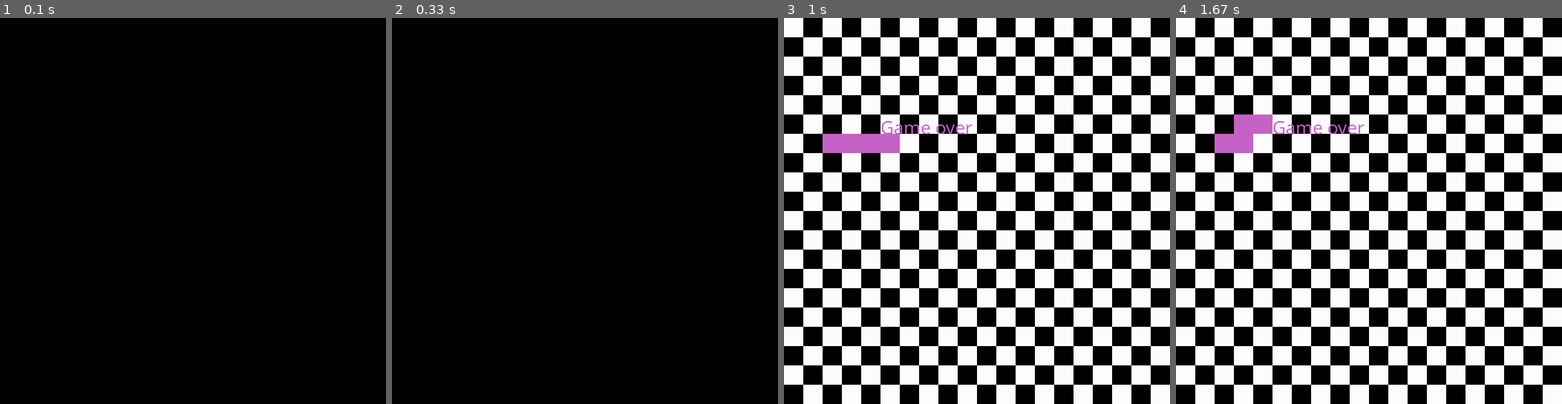
Above: before the commit, frames 1-4 (left to right).
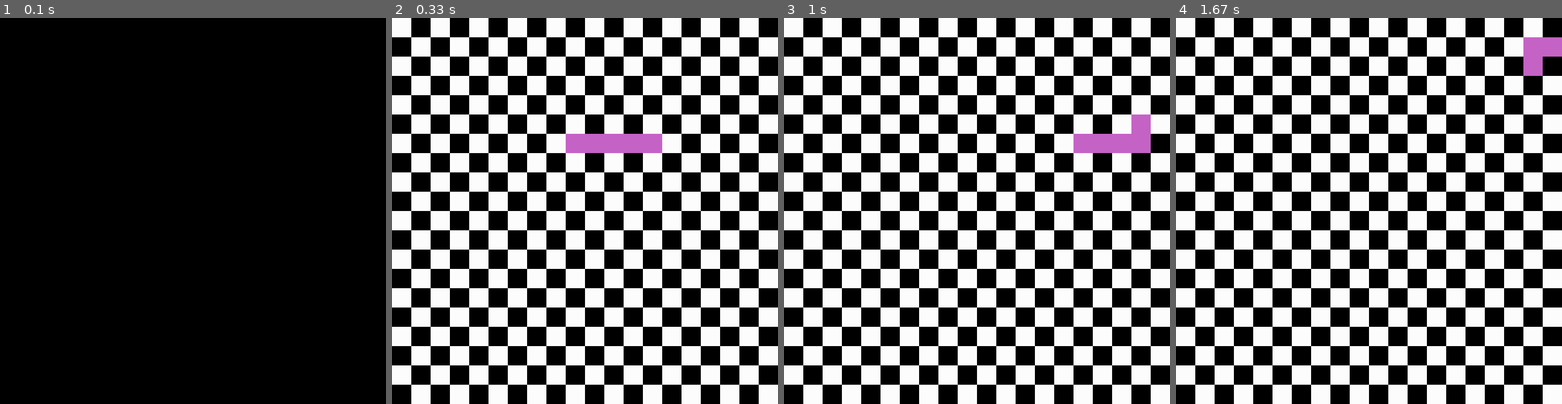
Above: after the commit, the same moments.

Repository: mwertich/gametest
Game: pygame game, started from Snake.py
Same seed, same stepped clock (60 frames per second), same inputs: the game is played once before the commit and once after it.
Inputs:
- Up to frame 1 (0.1 s): no input
- Up to frame 2 (0.33 s): no input
- Up to frame 3 (1 s): hold Up from 0.83 s (still down)
- Up to frame 4 (1.67 s): release Up at 1.3 s; hold Right from 1.33 s (still down)

Frame 1 is identical in both runs. In frame 2, 51% of the frame differs, in the area x 0-100%, y 0-100%; in frame 3, 2.5%; in frame 4, 2.0%.

Commit message:
-Schlange mit Früchten

Diff:
--- a/Snake.py
+++ b/Snake.py
@@ -1,5 +1,6 @@
 import pygame
 import sys
+import random
 
 # colors
 ROSA = (200, 100, 200)
@@ -23,17 +24,11 @@
     def __init__(self, color, grain, length, start: tuple):
         self.grain = grain
         self.direction = 1
-        self.image = pygame
         self.size = (grain, grain)
-        self.headx = 250
-        self.heady = 250
-        self.head = None
-        self.body = [(start[0] - i * 50, start[1]) for i in range(length)]
+        self.body = [(start[0] + i * 50, start[1]) for i in range(length)]
         self.bodyrect = None
-
-    def check_head(self):
-        if self.head.left > WIDTH:
-            self.head.right = 0
+        self.alive = True
+        self.fed_fruit = False
 
     def update(self):
         self.move_head()
@@ -54,7 +49,6 @@
 
     def move_head(self):
         self.check_keys()
-        self.check_dir()
         if self.direction == 0:
             new_head = (self.body[-1][0], self.body[-1][1] - self.grain)
         if self.direction == 1:
@@ -63,12 +57,12 @@
             new_head = (self.body[-1][0], self.body[-1][1] + self.grain)
         if self.direction == 3:
             new_head = (self.body[-1][0] - self.grain, self.body[-1][1])
+
         self.body.append(new_head)
-        self.body.pop(0)
+        if not self.fed_fruit:
+            self.body.pop(0)
+        self.fed_fruit = False
 
-
-    def check_dir(self):
-        pass
 
 class Collisions:
     def __init__(self, player: Snake):
@@ -78,7 +72,8 @@
     def snake_col(self):
         if len(self.player.body) != len(set(self.player.body)):
             screen.blit(self.feedback[0].render('Game over', 0, ROSA), (250, 250))
-            print('Collision')
+            snake.alive = False
+
 
 def draw_grid():
     all_tiles = []
@@ -99,20 +94,78 @@
             count += 1
 
 
+class Fruit:
+    def __init__(self, pos: tuple, color=RED):
+        self.color = color
+        self.pos = pos
+
+class Board:
+    def __init__(self, player, fps, size=1000):
+        self.fruits = []
+        self.player = player
+        self.size = size
+        self.counter = 0
+        self.fps = fps
+
+    def gen_pos(self):
+        return random.randint(0, 20), random.randint(0, 20)
+
+    def check_pos(self, pos):
+        if pos in self.player.body:
+            return False
+        for fruit in self.fruits:
+            if fruit.pos == pos:
+                return False
+        return True
+
+    def spawn_fruit(self):
+        pos = self.gen_pos()
+        while not self.check_pos(pos):
+            pos = self.gen_pos()
+
+        self.fruits.append(Fruit(pos))
+
+    def check_fruits(self):
+        for fruit in self.fruits:
+            if self.player.body[-1] == (fruit.pos[0] * 50, fruit.pos[1] * 50):
+                self.fps += 1
+                self.fruits.remove(fruit)
+                self.player.fed_fruit = True
+
+    def update(self):
+        if self.counter % 50 == 0:
+            self.spawn_fruit()
+        self.check_fruits()
+
+    def draw(self):
+        self.player.update()
+        for fruit in self.fruits:
+            pygame.draw.rect(screen, fruit.color, [fruit.pos[0]* 50, fruit.pos[1] * 50, 50, 50])
+
+
+
+
+
 snake = Snake(ROSA, 50, 5, (300, 300))
 colis = Collisions(snake)
-
+board = Board(snake, 10)
 
 while True:
-    fps_control.tick(2)
+    fps_control.tick(board.fps)
+    board.counter += 1
+
     for event in pygame.event.get():
         if event.type == pygame.QUIT:
             pygame.quit()
             sys.exit()
 
     draw_grid()
-    snake.update()
+    board.update()
+    board.draw()
     colis.snake_col()
+    if not snake.alive:
+        pygame.quit()
+        sys.exit()
     for part in snake.bodyrect:
         pygame.draw.rect(screen, ROSA, part)
     pygame.display.flip()
